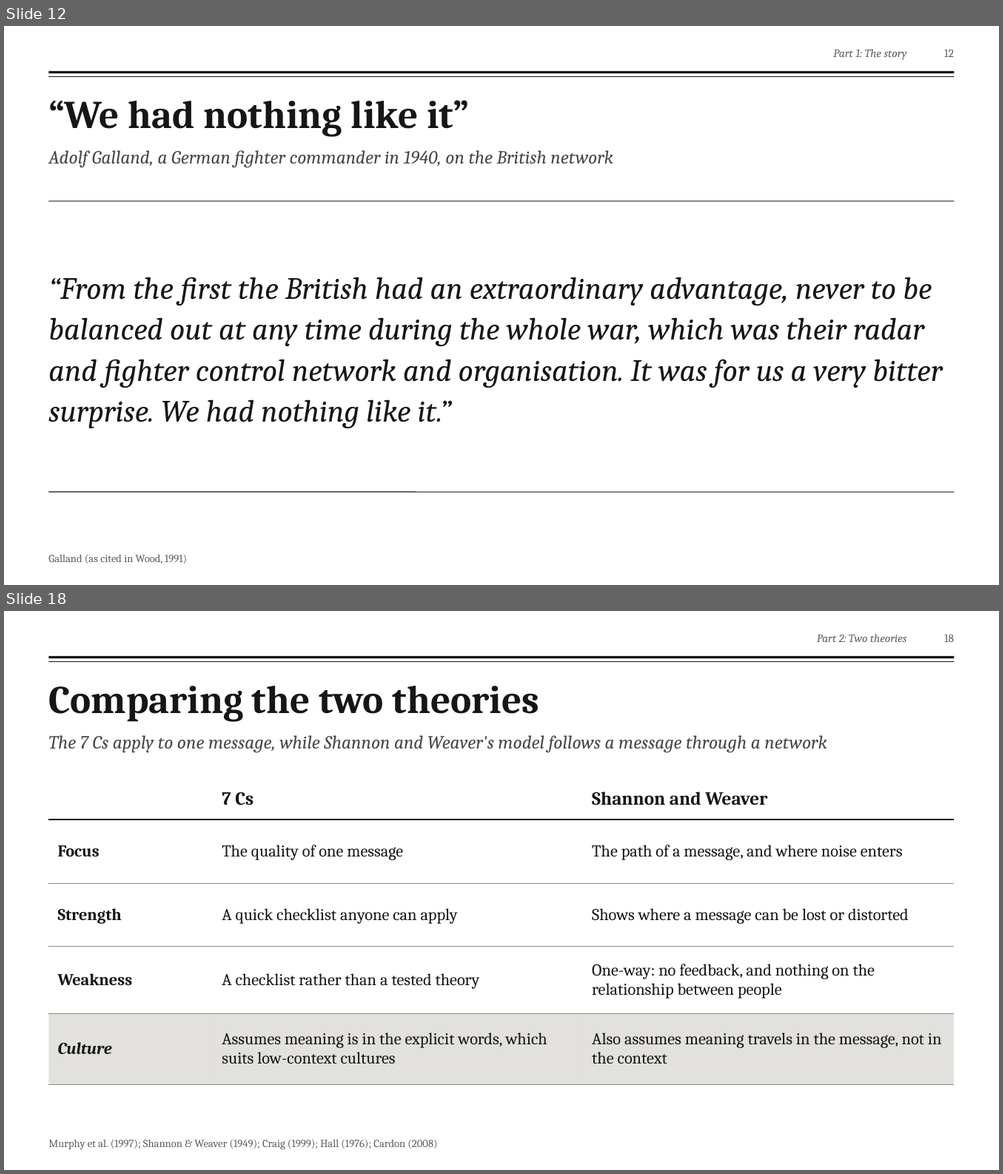
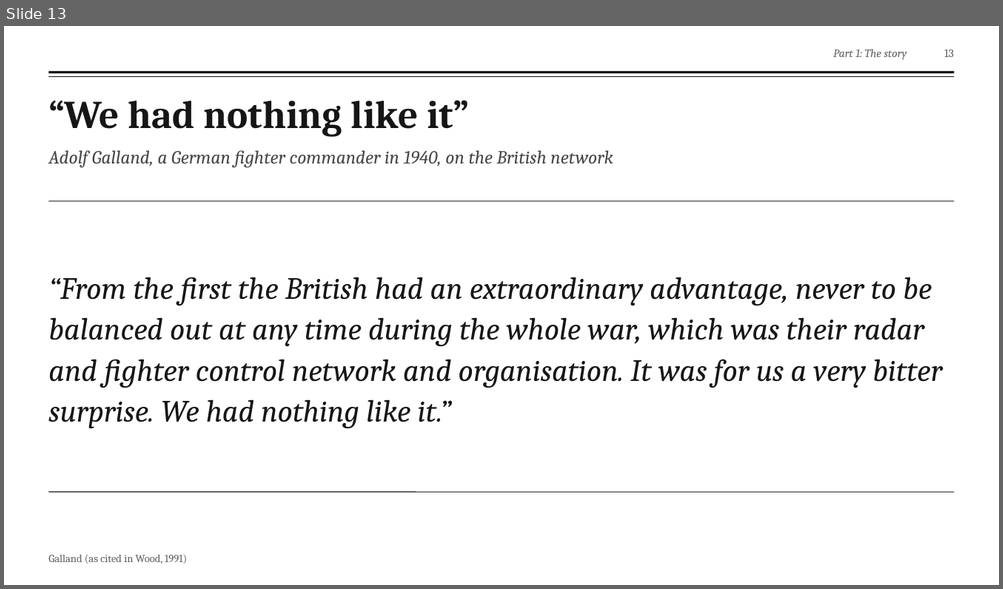
Before and after one commit to fengyiqicoder/fumadocs, a slide deck: dowding-presentation/Dowding_Effective_Communication.pptx. Shown one above the other, each under a label of ours: slides 12 and 18 before the commit, slide 13 after it; the slides between them are not shown. The pictures are 1003x1174 and 1003x589 pixels, drawn with LibreOffice and Linux fonts; fonts in the diff are those of the drawing; background and template pictures are left out. Boxes give left, top, right and bottom in pixels: in the first picture for what was removed or moved away, otherwise in the second. Text is boxed around its words. In the diff, an @@ line names an element or a change of style, - is before the commit and + after.

```diff
--- a/dowding-presentation/Dowding_Effective_Communication.pptx
+++ b/dowding-presentation/Dowding_Effective_Communication.pptx
@@ slide 18 removed at <box>4,611,999,1170</box>, background picture (left out); not listed: 2 template elements that a slide beside it also shows @@
@@ text removed at <box>817,634,906,642</box> @@
-Part 2: Two theories
@@ page number removed at <box>944,634,953,642</box> @@
-18
@@ text removed at <box>48,686,539,721</box> @@
-Comparing the two theories
@@ text removed at <box>48,735,826,753</box> @@
-The 7 Cs apply to one message, while Shannon and Weaver's model follows a message through a network
@@ table removed at <box>48,779,954,1067</box>, 5 rows, 3 columns @@
- | 7 Cs | Shannon and Weaver
-Focus | The quality of one message | The path of a message, and where noise enters
-Strength | A quick checklist anyone can apply | Shows where a message can be lost or distorted
-Weakness | A checklist rather than a tested theory | One-way: no feedback, and nothing on the relationship between people
-Culture | Assumes meaning is in the explicit words, which suits low-context cultures | Also assumes meaning travels in the message, not in the context
@@ text removed at <box>48,1140,437,1150</box> @@
-Murphy et al. (1997); Shannon & Weaver (1949); Craig (1999); Hall (1976); Cardon (2008)
@@ what was slide 12 is now slide 13 @@
@@ page number at <box>944,49,953,57</box>: text changed @@
-12
+13
```
Also in this commit, not shown: 22 slides changed, 2 slides added, 3 other slides removed, 2 other files.
